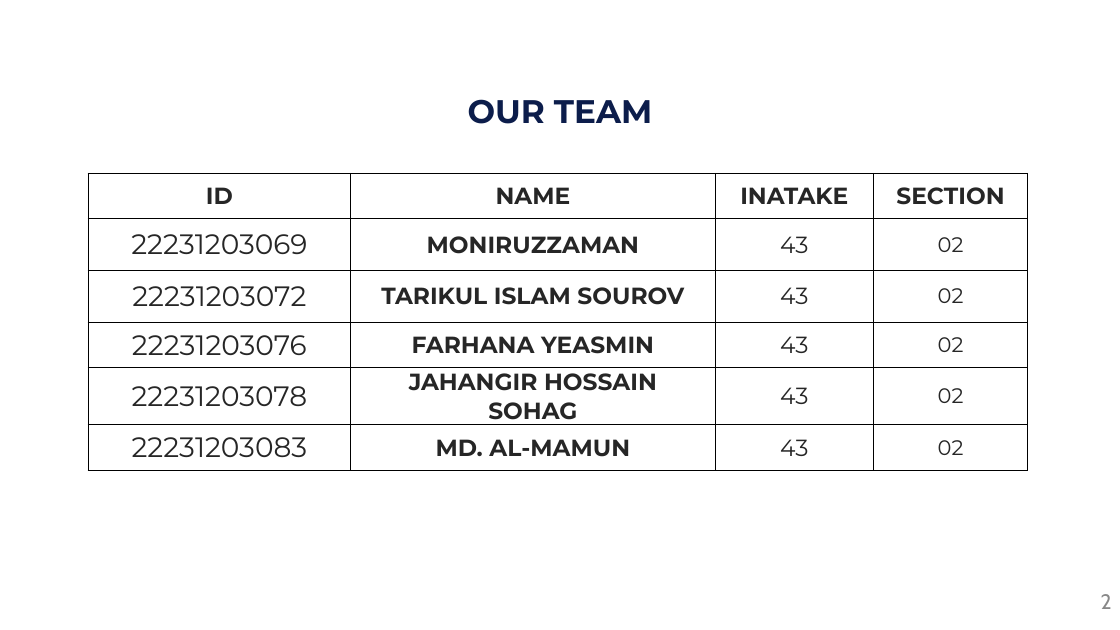
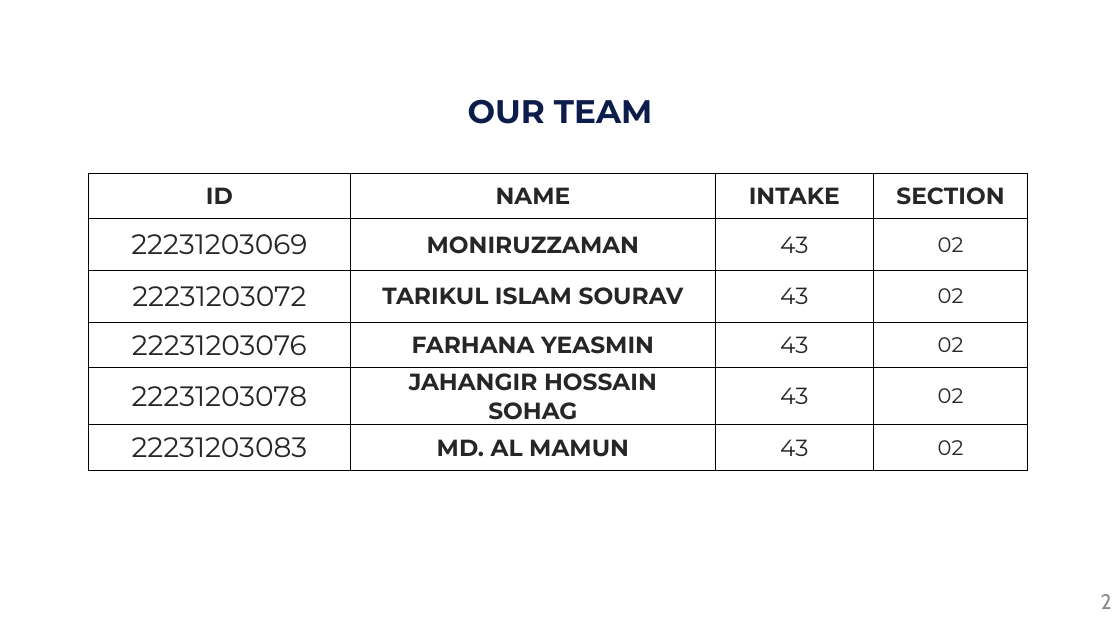
Before and after one commit to mamunonweb/capstone, a slide deck: slide 2 of 01/presentation/Potato_Leaf_Disease_Defense_Slides.pptx. Drawn at 1120x630 pixels with LibreOffice and Linux fonts; fonts in the diff are those of the drawing. Boxes give left, top, right and bottom in pixels: in the first picture for what was removed or moved away, otherwise in the second. Text is boxed around its words. In the diff, an @@ line names an element or a change of style, - is before the commit and + after.

```diff
--- a/01/presentation/Potato_Leaf_Disease_Defense_Slides.pptx
+++ b/01/presentation/Potato_Leaf_Disease_Defense_Slides.pptx
@@ table at (x1=88, y1=173, x2=1028, y2=461) @@
-row 1, column 3: INATAKE
+row 1, column 3: INTAKE
-row 3, column 2: TARIKUL ISLAM SOUROV
+row 3, column 2: TARIKUL ISLAM SOURAV
-row 6, column 2: MD. AL-MAMUN
+row 6, column 2: MD. AL MAMUN
```
Also in this commit, not shown: 28 other slides changed, 1 slide added, 2 slides removed, 25 other files.
